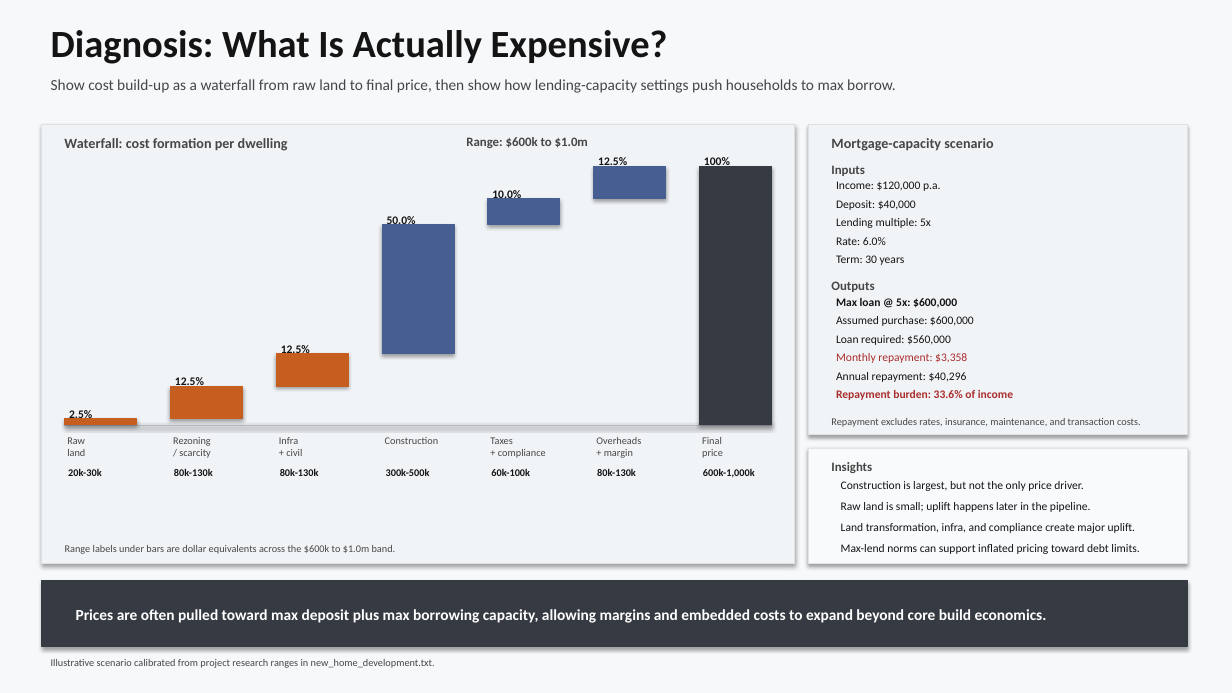
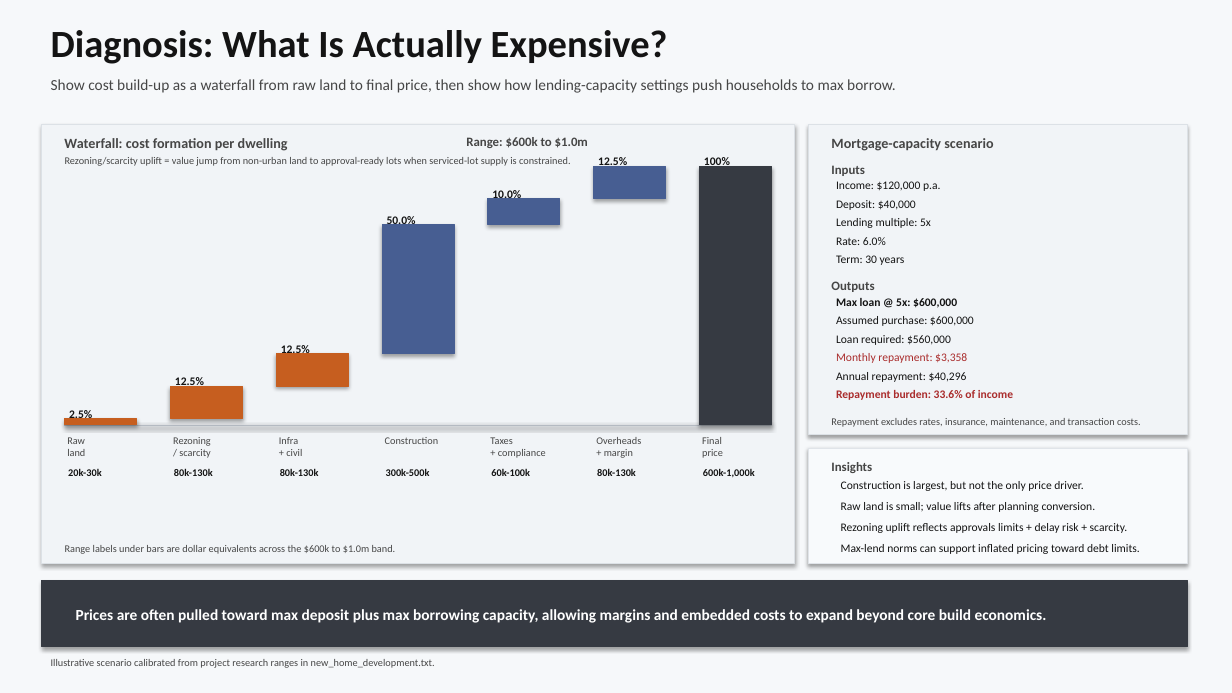
Before and after one commit to brendandarcy1971/income-title, a slide deck: slide 1 of outputs/decks/slide-04.deck.pptx. Drawn at 1232x693 pixels with LibreOffice and Linux fonts; fonts in the diff are those of the drawing. Boxes give left, top, right and bottom in pixels: in the first picture for what was removed or moved away, otherwise in the second. Text is boxed around its words. In the diff, an @@ line names an element or a change of style, - is before the commit and + after.

```diff
--- a/outputs/decks/slide-04.deck.pptx
+++ b/outputs/decks/slide-04.deck.pptx
@@ text added at (65,157,571,166), 8 pt, text #464646 @@
+Rezoning/scarcity uplift = value jump from non-urban land to approval-ready lots when serviced-lot supply is constrained.
@@ text at (841,502,1096,512): text changed @@
-Raw land is small; uplift happens later in the pipeline.
+Raw land is small; value lifts after planning conversion.
@@ text at (841,523,1128,533): text changed @@
-Land transformation, infra, and compliance create major uplift.
+Rezoning uplift reflects approvals limits + delay risk + scarcity.
```
Also in this commit, not shown: 18 other files.
